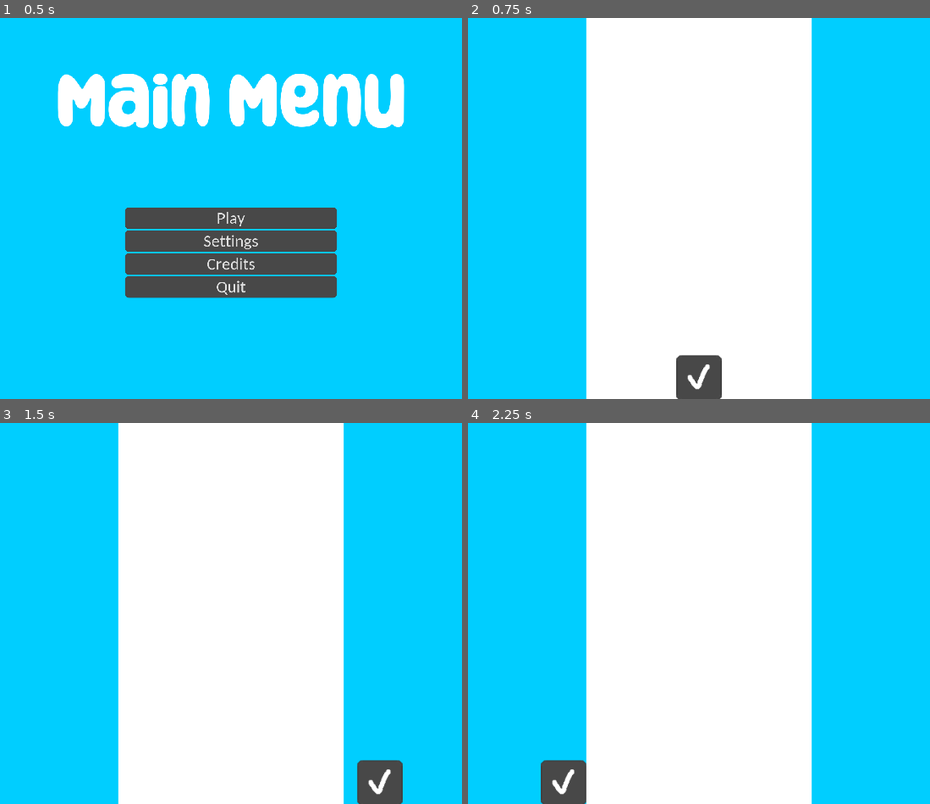
Above: before the commit, frames 1-4 (two rows, left to right).
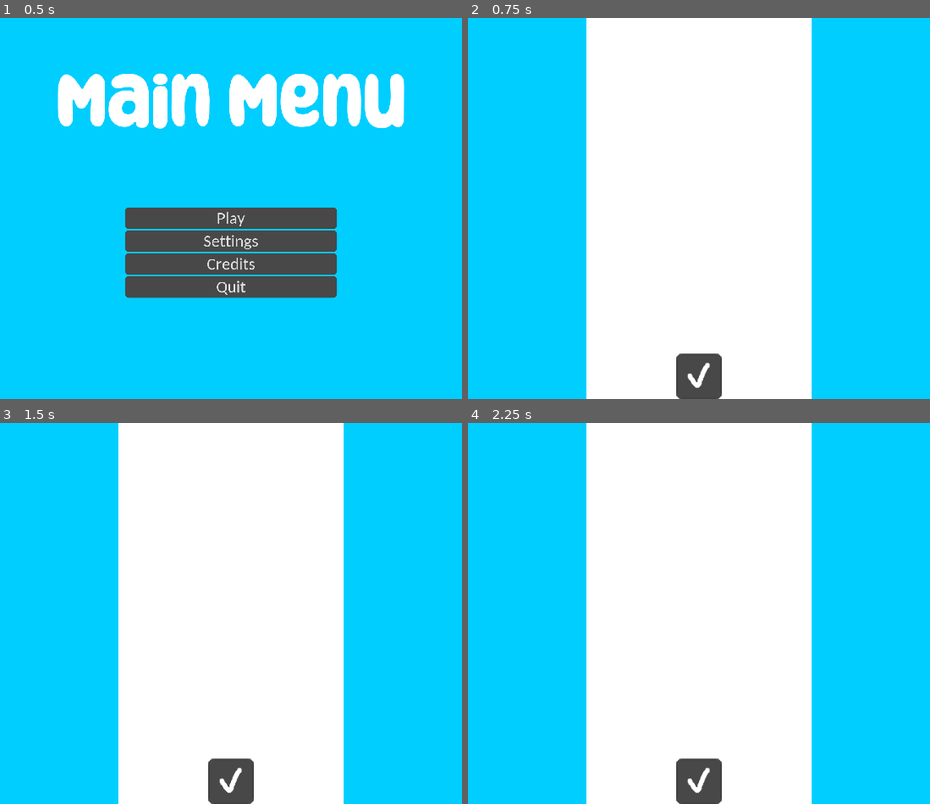
Above: after the commit, the same moments.

Repository: RasaHakaton/FallBall
Game: Godot game, scene res://MainMenu/MainMenu.tscn
Two runs of this game, one before a commit and one after it. Both use one fixed random seed, a clock stepped at 60 frames per second and the inputs below.
Inputs (mouse positions are in pixels of both pictures, inside the frame that each line leads up to):
- Up to frame 1 (0.5 s): no input
- Up to frame 2 (0.75 s): click "Play" at 0.5 s
- Up to frame 3 (1.5 s): tap Enter at 1.25 s; move the mouse to (378, 594) at 1.27 s; click (378, 594) at 1.35 s
- Up to frame 4 (2.25 s): tap Space at 2 s; move the mouse to (565, 632) at 2.02 s; click (565, 632) at 2.1 s

Frame 1 is identical in both runs. In frame 2, 0.1% of the frame differs, in the area x 45-55%, y 88-100%; in frame 3, 2.2%, in the area x 45-88%, y 88-100%; in frame 4, 2.2%.

Commit message:
Moving

Diff:
--- a/Game/Main.tscn
+++ b/Game/Main.tscn
@@ -12,6 +12,7 @@
 anchor_bottom = 1.0
 margin_right = 1920.0
 margin_bottom = 1080.0
+mouse_filter = 2
 size_flags_horizontal = 3
 size_flags_vertical = 3
 color = Color( 0, 0.811765, 1, 1 )
@@ -25,6 +26,7 @@
 margin_left = 640.0
 margin_right = 1280.0
 margin_bottom = 1080.0
+mouse_filter = 2
 __meta__ = {
 "_edit_use_anchors_": false
 }
@@ -50,4 +52,4 @@
 shape = SubResource( 1 )
 
 [node name="Player" parent="." instance=ExtResource( 1 )]
-position = Vector2( 960, 1020 )
+position = Vector2( 960, 1016 )
--- a/Game/Player/Player.gd
+++ b/Game/Player/Player.gd
@@ -1,10 +1,24 @@
-extends KinematicBody2D
+extends Area2D
 
+onready var clicked = false
 #var defmpos = Vector2(640, 360)
 #func _enter_tree():
 #	get_viewport().warp_mouse(defmpos)
 # warning-ignore:unused_argument
 
+
 func _physics_process(delta):
-
-	position.x = get_global_mouse_position().x * 1
+	if clicked == true:
+		position.x = get_global_mouse_position().x * 1
+	if position.x < 703:
+		position.x = 704
+	if position.x > 1216:
+		position.x = 1216
+func _input_event(viewport, event, shape_idx ):
+	if Input.is_action_just_pressed("left_click"):
+		clicked = true
+		print("clicked")
+func _input(event):
+	if event is InputEventMouseButton:
+		if event.button_index == BUTTON_LEFT and not event.pressed:
+			clicked = false
--- a/Game/Player/Player.tscn
+++ b/Game/Player/Player.tscn
@@ -6,7 +6,7 @@
 [sub_resource type="RectangleShape2D" id=1]
 extents = Vector2( 60, 60 )
 
-[node name="Player" type="KinematicBody2D"]
+[node name="Player" type="Area2D"]
 script = ExtResource( 2 )
 
 [node name="Sprite" type="Sprite" parent="."]
--- a/project.godot
+++ b/project.godot
@@ -40,6 +40,11 @@
 , Object(InputEventKey,"resource_local_to_scene":false,"resource_name":"","device":0,"alt":false,"shift":false,"control":false,"meta":false,"command":false,"pressed":false,"scancode":0,"physical_scancode":16777254,"unicode":0,"echo":false,"script":null)
  ]
 }
+left_click={
+"deadzone": 0.5,
+"events": [ Object(InputEventMouseButton,"resource_local_to_scene":false,"resource_name":"","device":0,"alt":false,"shift":false,"control":false,"meta":false,"command":false,"button_mask":0,"position":Vector2( 0, 0 ),"global_position":Vector2( 0, 0 ),"factor":1.0,"button_index":1,"pressed":false,"doubleclick":false,"script":null)
+ ]
+}
 
 [physics]
 
